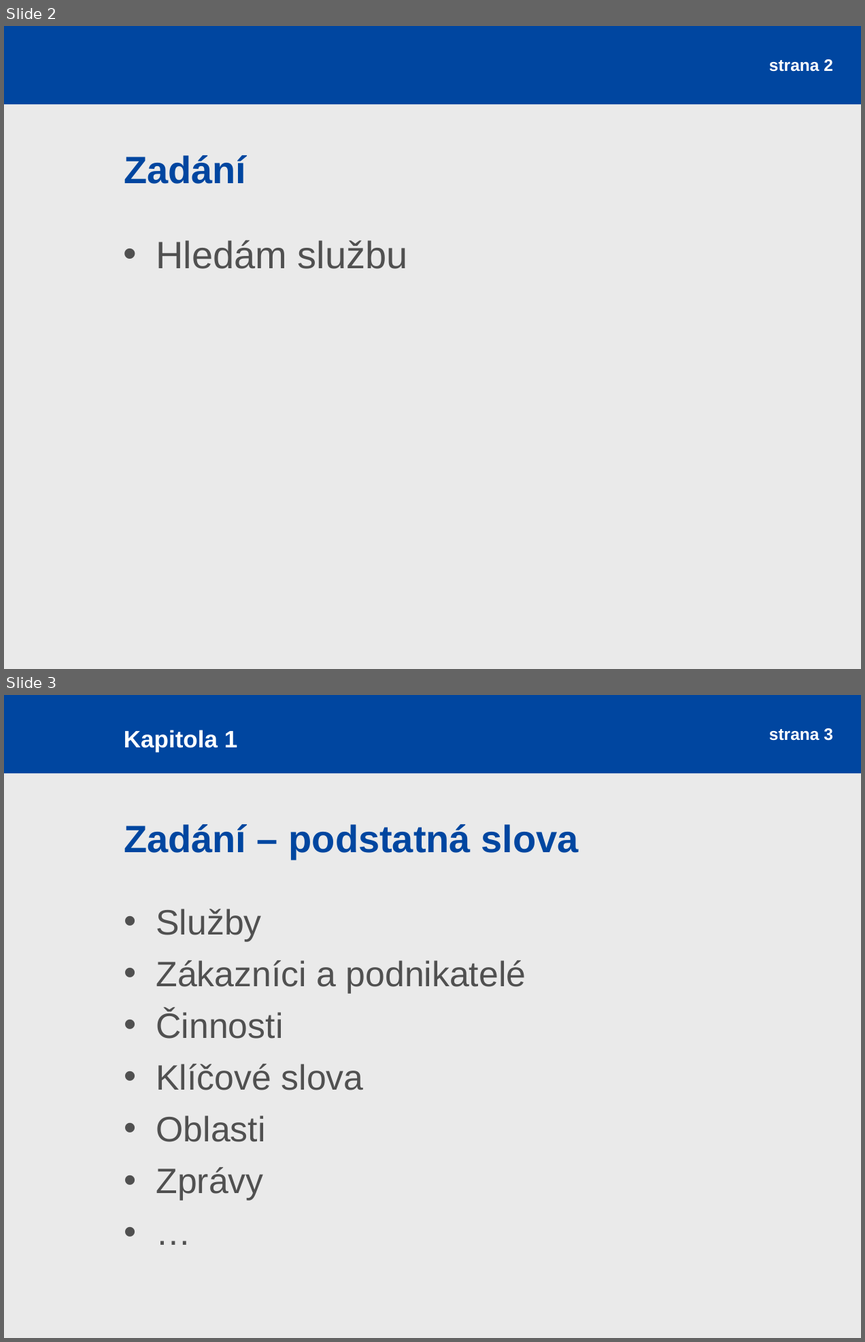
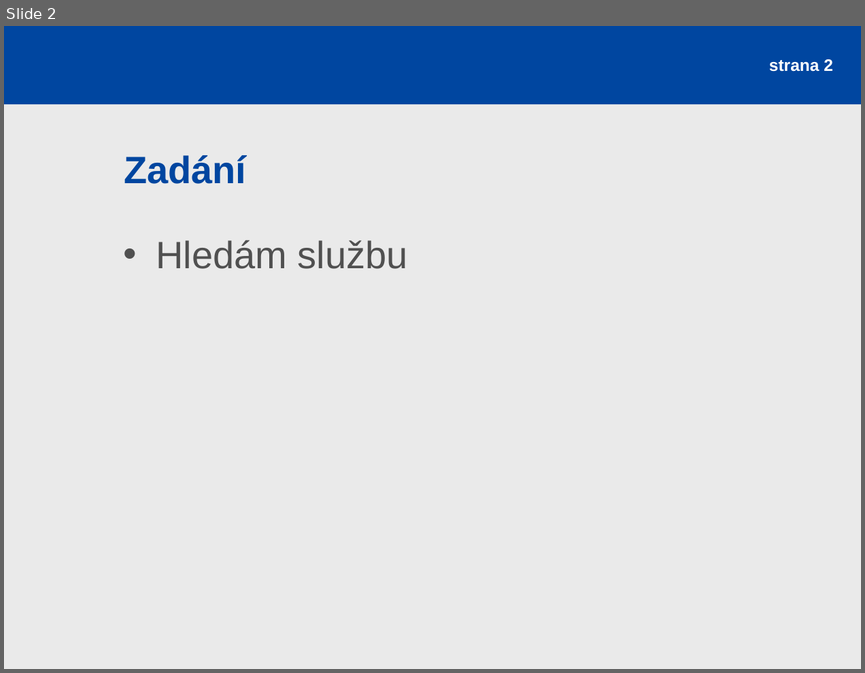
Before and after one commit to rajzik/databaze, a slide deck: prezentace.ppt. Shown one above the other, each under a label of ours: slides 2 and 3 before the commit, slide 2 after it. The pictures are 865x1342 and 865x673 pixels, drawn with LibreOffice and Linux fonts; fonts in the diff are those of the drawing. Boxes give left, top, right and bottom in pixels: in the first picture for what was removed or moved away, otherwise in the second. Text is boxed around its words. In the diff, an @@ line names an element or a change of style, - is before the commit and + after.

```diff
--- a/prezentace.ppt
+++ b/prezentace.ppt
@@ slide 3 removed at (4,695,861,1338), background #EAEAEA; not listed: 1 template element that a slide beside it also shows @@
@@ text removed at (124,730,237,752) @@
-Kapitola 1
@@ page number removed at (769,728,833,741) @@
-strana 3
@@ title removed at (124,824,579,859) @@
-Zadání – podstatná slova
@@ text removed at (156,909,526,1200) @@
-• Služby
-• Zákazníci a podnikatelé
-• Činnosti
-• Klíčové slova
-• Oblasti
-• Zprávy
-• …
```
Also in this commit, not shown: 2 slides changed, 8 slides added, 1 other slide removed, 9 other files.
